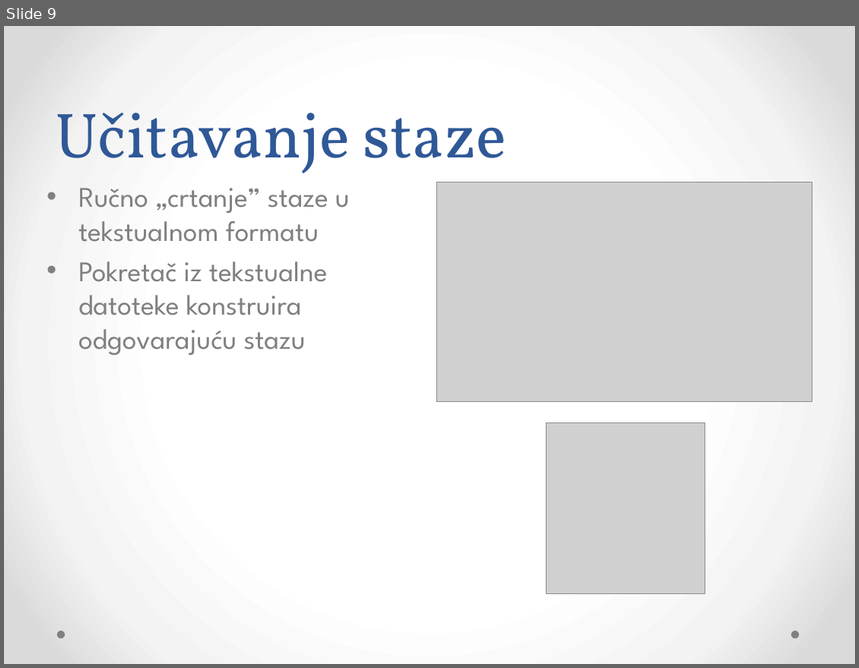
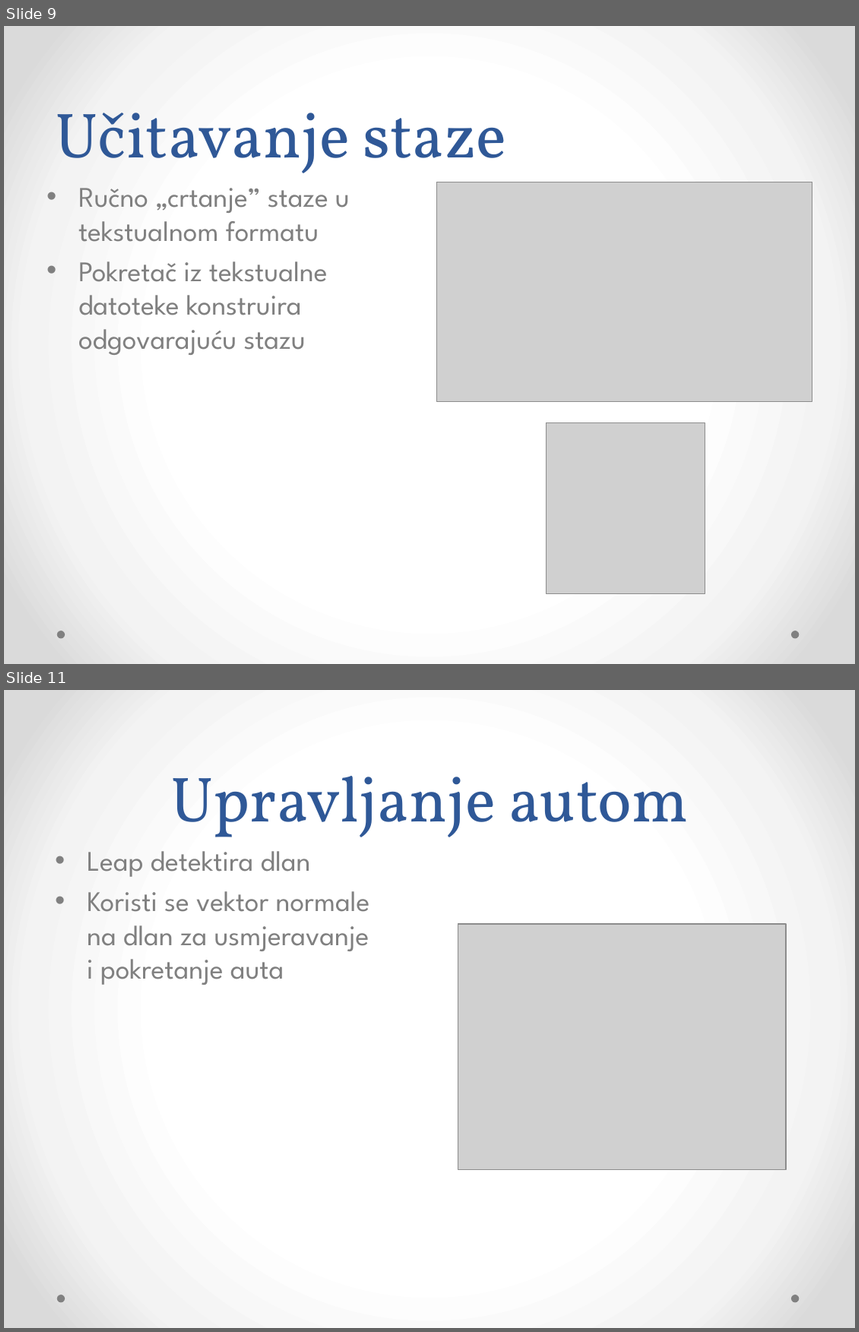
Before and after one commit to Bojanovski/IG-Project, a slide deck: Dokumentacija/Prezentacija.pptx. Shown one above the other, each under a label of ours: slide 9 before the commit, slides 9 and 11 after it; the slides between them are not shown. The pictures are 859x668 and 859x1332 pixels, drawn with LibreOffice and Linux fonts; fonts in the diff are those of the drawing; grey boxes stand for pictures. Boxes give left, top, right and bottom in pixels: in the first picture for what was removed or moved away, otherwise in the second. Text is boxed around its words. In the diff, an @@ line names an element or a change of style, - is before the commit and + after.

Commit message:
Prezentacija za Leap

```diff
--- a/Dokumentacija/Prezentacija.pptx
+++ b/Dokumentacija/Prezentacija.pptx
@@ slide 11 added at <box>4,690,855,1328</box>, background gradient #FFFFFF to #F4F4F4 to #DADADA; not listed: 2 template elements that a slide beside it also shows @@
@@ title added at <box>170,776,689,837</box>, 54 pt, text #2F5897 @@
+Upravljanje autom
@@ text added at <box>87,851,370,985</box>, 24 pt, text #808080 @@
+• Leap detektira dlan
+• Koristi se vektor normale
+  na dlan za usmjeravanje
+  i pokretanje auta
@@ picture added at <box>458,924,785,1170</box> @@
```
Also in this commit, not shown: 1 other slide added, 2 other files.
